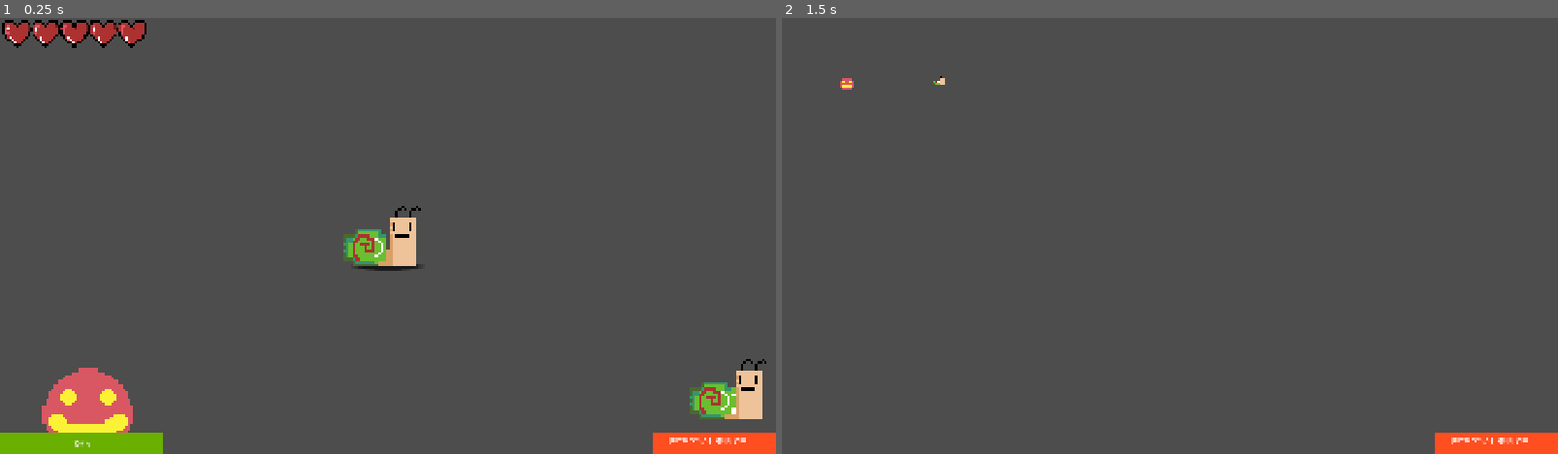
Above: before the commit, frames 1-2 (left to right).
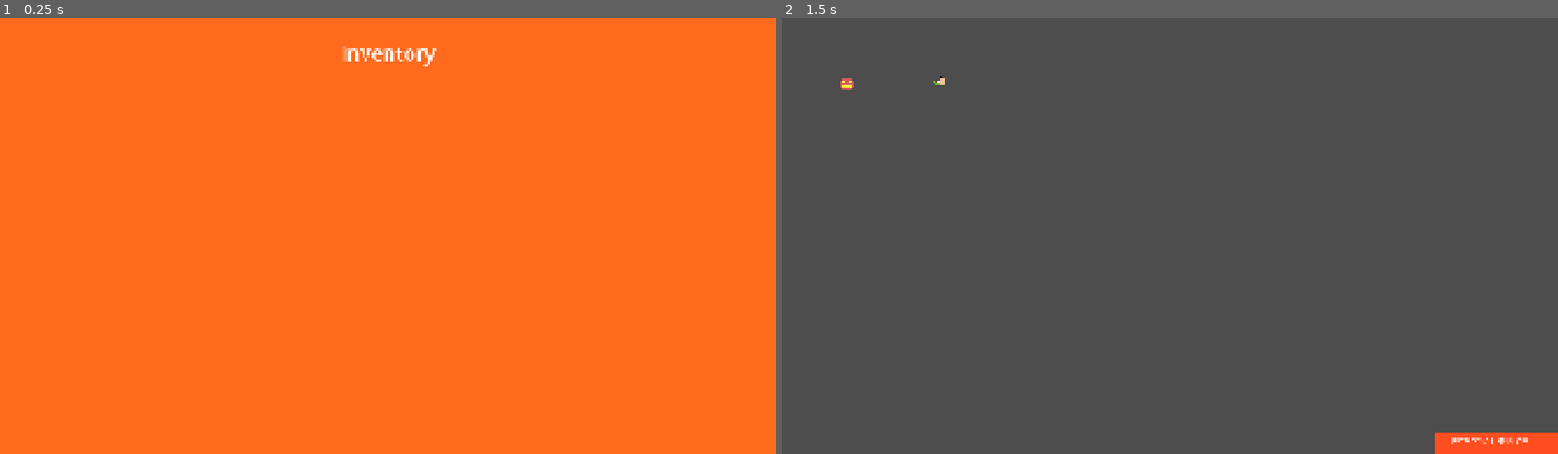
Above: after the commit, the same moments.

Repository: mark4pro/rogue-like
Game: Godot game, scene res://Scenes/shit.tscn
The game is run twice, just before and just after one commit, with the same random seed, the same clock (stepped at 60 frames per second) and the same inputs. This scene is started directly instead of the project's main scene.
Inputs (mouse positions are in pixels of both pictures, inside the frame that each line leads up to):
- Up to frame 1 (0.25 s): no input
- Up to frame 2 (1.5 s): tap E (pickup) at 0.5, 1.25, 1.35 s; move the mouse to (1340, 214) at 0.52 s; hold D (right) 0.53-1.28 s; tap F6 (free_cam) at 0.6 s; click (1340, 214) at 0.67 s; move the mouse to (1014, 257) at 1.27 s; hold S (down) from 1.28 s (still down)

The runs differ from the first frame. In frame 1, 100% of the frame differs, in the area x 0-100%, y 0-100%; in frame 2, nothing differs.

Commit message:
inventory menu

Diff:
--- /dev/null
+++ b/Assets/prefabs/control.tscn
@@ -0,0 +1,7 @@
+[gd_scene format=3 uid="uid://i55kspoguxo8"]
+
+[node name="Control" type="Control" unique_id=1859706287]
+layout_mode = 3
+anchors_preset = 0
+offset_right = 40.0
+offset_bottom = 40.0
--- /dev/null
+++ b/Assets/prefabs/inventory_ui.tscn
@@ -0,0 +1,18 @@
+[gd_scene format=3 uid="uid://dcj3uw22kxeke"]
+
+[ext_resource type="Script" uid="uid://dwmaslk0joqji" path="res://inventory_ui.gd" id="1_235py"]
+
+[node name="Inventory_UI" type="Control" unique_id=637673965]
+layout_mode = 3
+anchors_preset = 0
+offset_right = 40.0
+offset_bottom = 40.0
+script = ExtResource("1_235py")
+
+[node name="GridContainer" type="GridContainer" parent="." unique_id=561799135]
+layout_mode = 0
+offset_left = 200.0
+offset_top = 200.0
+offset_right = 1000.0
+offset_bottom = 600.0
+columns = 9
--- a/Assets/prefabs/player.tscn
+++ b/Assets/prefabs/player.tscn
@@ -4,6 +4,7 @@
 [ext_resource type="Texture2D" uid="uid://bgy1rvpqhpbh1" path="res://Assets/imgs/Bob-sheet.png" id="2_fj04p"]
 [ext_resource type="Texture2D" uid="uid://bcetjsof4a06x" path="res://Assets/imgs/heart.png" id="3_g621r"]
 [ext_resource type="Texture2D" uid="uid://b70aujp6bewbx" path="res://Assets/imgs/shadow.png" id="4_gmoaq"]
+[ext_resource type="PackedScene" uid="uid://dcj3uw22kxeke" path="res://Assets/prefabs/inventory_ui.tscn" id="5_w0l5f"]
 
 [sub_resource type="RectangleShape2D" id="RectangleShape2D_ykx3s"]
 size = Vector2(23.75, 10)
@@ -235,6 +236,7 @@
 color = Color(0.25341263, 0.9858586, 0.31046113, 1)
 
 [node name="Player" type="RigidBody2D" unique_id=2014763879 groups=["Player"]]
+process_mode = 3
 z_index = 3
 gravity_scale = 0.0
 lock_rotation = true
@@ -321,5 +323,31 @@
 speed_scale = 0.5
 process_material = SubResource("ParticleProcessMaterial_gmoaq")
 
+[node name="InventoryUI" type="CanvasLayer" parent="." unique_id=546084464]
+
+[node name="ColorRect" type="ColorRect" parent="InventoryUI" unique_id=1208581209]
+anchors_preset = 15
+anchor_right = 1.0
+anchor_bottom = 1.0
+grow_horizontal = 2
+grow_vertical = 2
+color = Color(0.9999998, 0.41638967, 0.11331611, 1)
+
+[node name="Label" type="Label" parent="InventoryUI/ColorRect" unique_id=1893994091]
+layout_mode = 1
+anchors_preset = 5
+anchor_left = 0.5
+anchor_right = 0.5
+offset_left = -37.5
+offset_top = 50.0
+offset_right = 37.5
+offset_bottom = 73.0
+grow_horizontal = 2
+theme_override_font_sizes/font_size = 50
+text = "Inventory"
+
+[node name="Inventory_UI" parent="InventoryUI/ColorRect" unique_id=637673965 instance=ExtResource("5_w0l5f")]
+layout_mode = 0
+
 [connection signal="animation_finished" from="RotPoint/Sprite2D" to="." method="_on_sprite_2d_animation_finished"]
 [connection signal="timeout" from="roll_cooldown" to="." method="_on_roll_cooldown_timeout"]
--- a/Script/player_controller.gd
+++ b/Script/player_controller.gd
@@ -10,6 +10,9 @@
 @onready var roll_cooldown : Timer = $roll_cooldown
 @onready var left_grass : GPUParticles2D = $leftGrass
 @onready var right_grass : GPUParticles2D = $rightGrass
+@onready var Inventory_UI = $InventoryUI
+
+#CHECK LINE 203 FIRST
 
 @export_category("Stats")
 @export var max_health : float = 100
@@ -60,7 +63,6 @@
 
 func _process(delta: float) -> void:
 	anim = sprite.animation
-
 	#Clamp health
 	health = clamp(health, 0, max_health)
 
@@ -191,6 +193,15 @@
 	if is_rolling and roll_state != 1:
 		rot_point.rotation += rspeed * delta
 		apply_impulse(roll_dir * roll_speed * 1000 * delta)
+#open and close inventory
+func _input(event):
+	if event.is_action_pressed("inventory"):
+		Inventory_UI.visible = !Inventory_UI.visible
+
+
+		#line below this has a bug
+		#get_tree().paused = !get_tree().paused
+
 
 func _on_roll_cooldown_timeout() -> void:
 	can_roll = true
--- /dev/null
+++ b/inventory_ui.gd
@@ -0,0 +1,18 @@
+extends Control
+
+@onready var grid_container = $GridContainer
+# Called when the node enters the scene tree for the first time.
+func _ready() -> void:
+	Global.Inventory_update.connect(_on_inventory_updated)
+	_on_inventory_updated()
+
+
+
+func _on_inventory_updated():
+	clear_grid_container()
+
+func clear_grid_container():
+	while grid_container.get_child_count() > 0:
+		var child = grid_container.get_child(0)
+		grid_container.remove_child(child)
+		child.queue_free()
--- a/project.godot
+++ b/project.godot
@@ -89,6 +89,11 @@
 "events": [Object(InputEventKey,"resource_local_to_scene":false,"resource_name":"","device":-1,"window_id":0,"alt_press …(192 unchanged characters)…
 ]
 }
+inventory={
+"deadzone": 0.2,
+"events": [Object(InputEventKey,"resource_local_to_scene":false,"resource_name":"","device":-1,"window_id":0,"alt_pressed":false,"shift_pressed":false,"ctrl_pressed":false,"meta_pressed":false,"pressed":false,"keycode":0,"physical_keycode":73,"key_label":0,"unicode":105,"location":0,"echo":false,"script":null)
+]
+}
 
 [physics]
 
Not shown, added: inventory_ui.gd.uid
